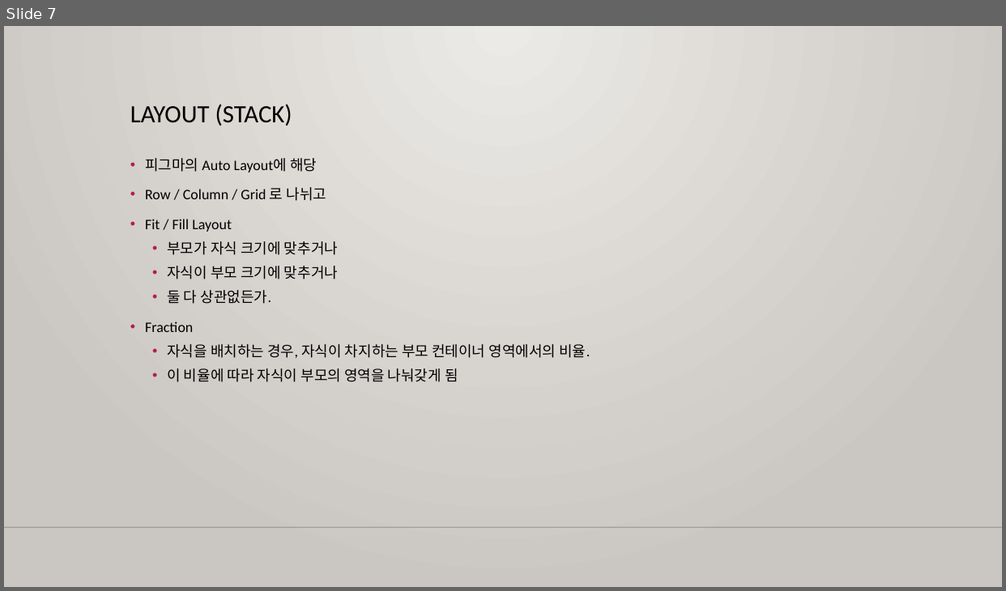
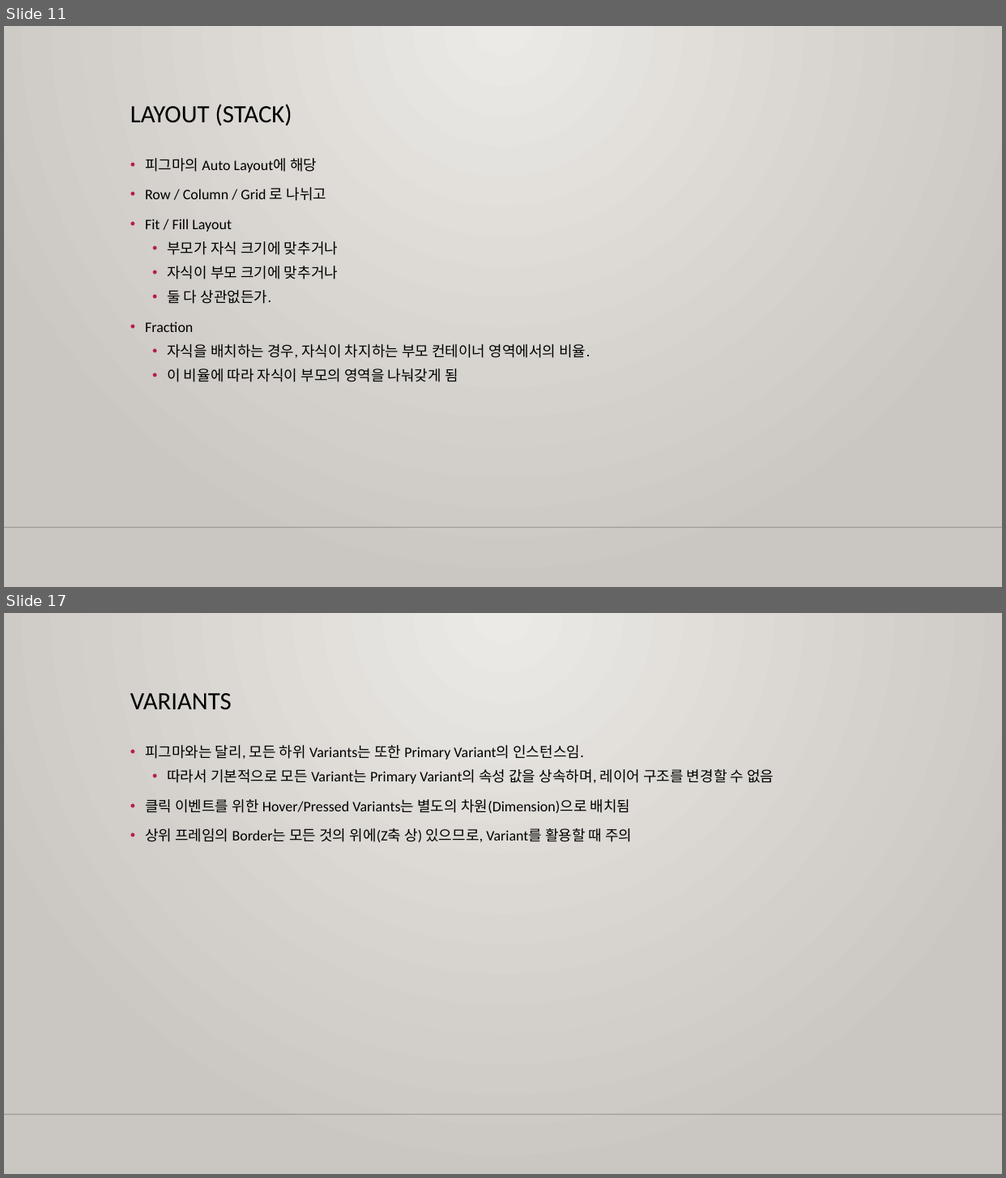
Before and after one commit to m00nlygreat/obsidian-vault, a slide deck: 노코드 엔지니어링/프레이머로 블로그 만들기.pptx. Shown one above the other, each under a label of ours: slide 7 before the commit, slides 11 and 17 after it; the slides between them are not shown. The pictures are 1006x591 and 1006x1178 pixels, drawn with LibreOffice and Linux fonts; fonts in the diff are those of the drawing; background and template pictures are left out. Boxes give left, top, right and bottom in pixels: in the first picture for what was removed or moved away, otherwise in the second. Text is boxed around its words. In the diff, an @@ line names an element or a change of style, - is before the commit and + after.

```diff
--- a/노코드 엔지니어링/프레이머로 블로그 만들기.pptx
+++ b/노코드 엔지니어링/프레이머로 블로그 만들기.pptx
@@ slide 17 added at (x1=4, y1=613, x2=1002, y2=1174), background gradient #ECEAE7 to #CAC7C1; not listed: 1 template element that a slide beside it also shows @@
@@ title added at (x1=130, y1=693, x2=232, y2=709), 24 pt, text #000000 @@
+VARIANTS
@@ text added at (x1=145, y1=745, x2=774, y2=843), 14 pt, text #000000 @@
+• 피그마와는 달리, 모든 하위 Variants는 또한 Primary Variant의 인스턴스임.
+  • 따라서 기본적으로 모든 Variant는 Primary Variant의 속성 값을 상속하며, 레이어 구조를 변경할 수 없음
+• 클릭 이벤트를 위한 Hover/Pressed Variants는 별도의 차원(Dimension)으로 배치됨
+• 상위 프레임의 Border는 모든 것의 위에(Z축 상) 있으므로, Variant를 활용할 때 주의
@@ what was slide 7 is now slide 11 @@
```
Also in this commit, not shown: 4 slides changed, 6 other slides added, 3 other files.
